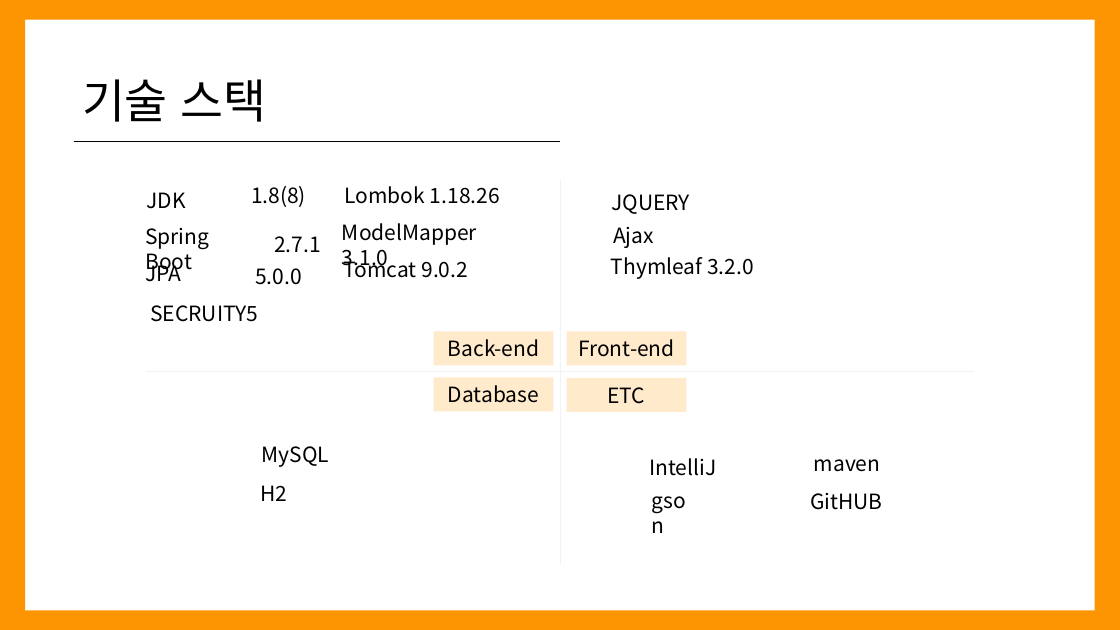
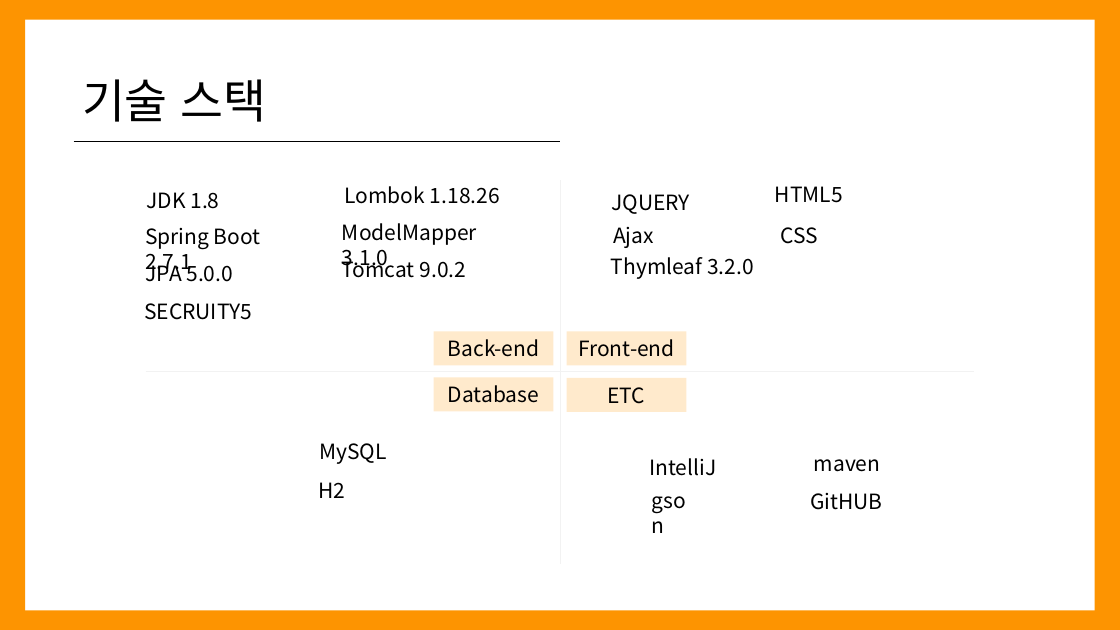
Before and after one commit to yuri1123/YULSHOP, a slide deck: slide 38 of 4. 율스샵_PPT_2.pptx (slide 6 before the commit). Drawn at 1120x630 pixels with LibreOffice and Linux fonts; fonts in the diff are those of the drawing. Boxes give left, top, right and bottom in pixels: in the first picture for what was removed or moved away, otherwise in the second. Text is boxed around its words. In the diff, an @@ line names an element or a change of style, - is before the commit and + after.

```diff
--- a/4. 율스샵_PPT_2.pptx
+++ b/4. 율스샵_PPT_2.pptx
@@ text at <box>147,192,219,209</box>: text changed @@
-JDK
+JDK 1.8
@@ text removed at <box>251,186,306,207</box> @@
-1.8(8)
@@ text added at <box>775,186,843,203</box>, 18 pt, text #000000 @@
+HTML5
@@ text at <box>145,228,261,274</box>: text changed @@
-Spring Boot
+Spring Boot 2.7.1
@@ text removed at <box>274,236,321,252</box> @@
-2.7.1
@@ text added at <box>781,227,819,244</box>, 18 pt, text #000000 @@
+CSS
@@ text at <box>146,260,233,282</box>: text changed @@
-JPA
+JPA 5.0.0
@@ text removed at <box>255,268,302,285</box> @@
-5.0.0
@@ text "SECRUITY5": place and size @@
-text "SECRUITY5" at <box>150,305,258,322</box>
+text "SECRUITY5" at <box>144,303,252,320</box>
@@ text "MySQL": place and size @@
-text "MySQL" at <box>262,446,329,467</box>
+text "MySQL" at <box>319,443,386,464</box>
@@ text "H2": place and size @@
-text "H2" at <box>261,485,288,501</box>
+text "H2" at <box>318,482,345,498</box>
```
Also in this commit, not shown: 3 slides added.
